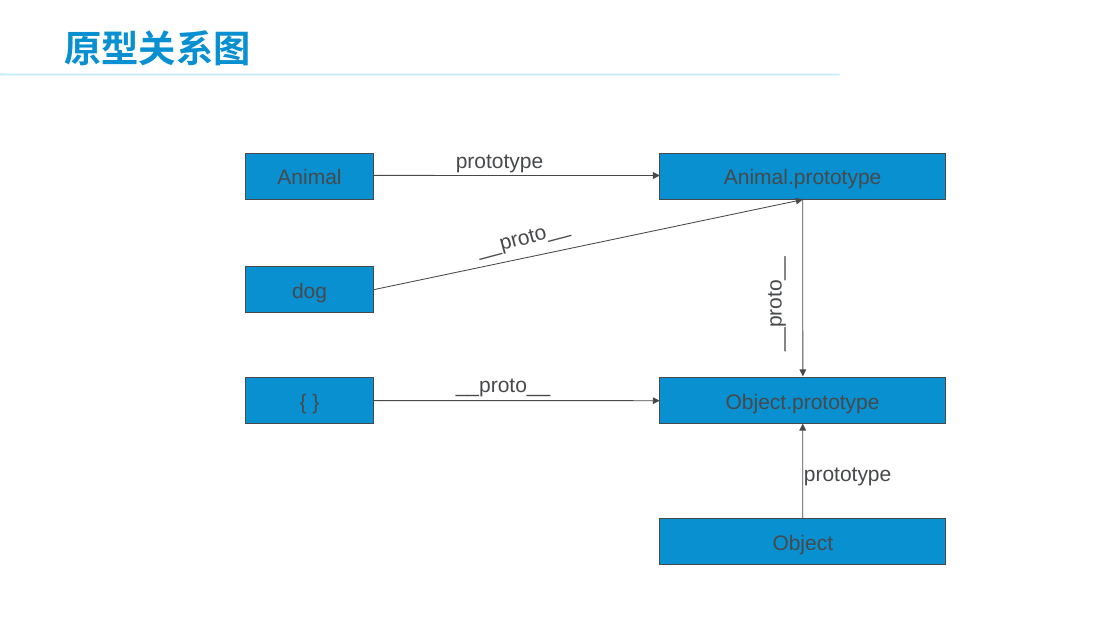
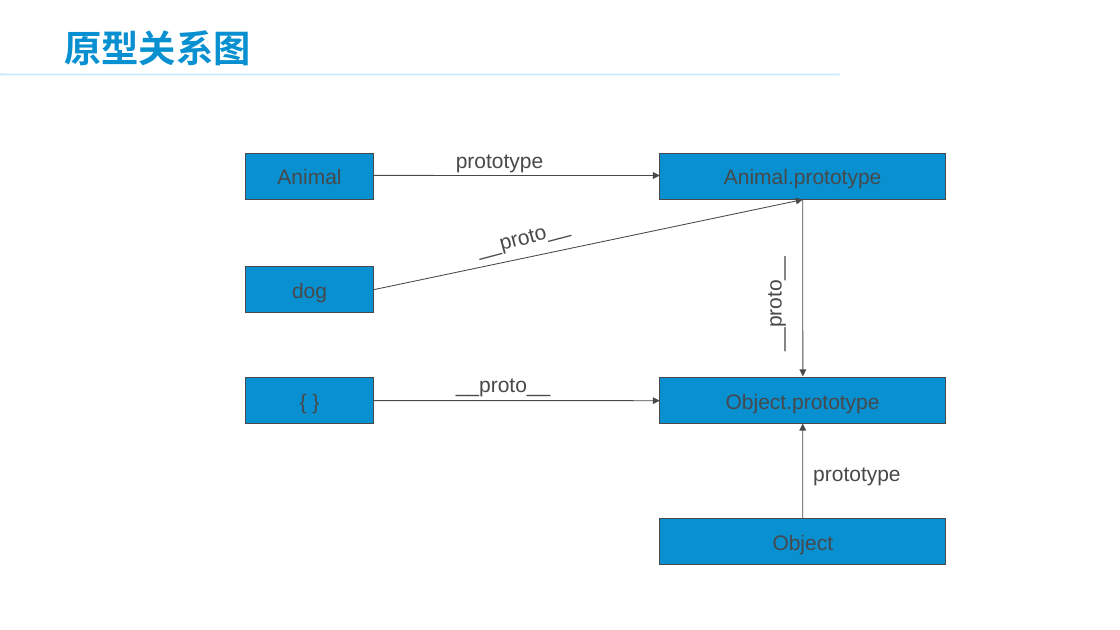
Before and after one commit to panxuepeng/javascript, a slide deck: slide 33 of ppt/3.JavaScript 高级部分.ppt. Drawn at 1120x630 pixels with LibreOffice and Linux fonts; fonts in the diff are those of the drawing; background and template pictures are left out. Boxes give left, top, right and bottom in pixels: in the first picture for what was removed or moved away, otherwise in the second. Text is boxed around its words. In the diff, an @@ line names an element or a change of style, - is before the commit and + after.

Commit message:
prototype

```diff
--- a/ppt/3.JavaScript 高级部分.ppt
+++ b/ppt/3.JavaScript 高级部分.ppt
@@ text "prototype": place and size @@
-text "prototype" at <box>804,467,891,486</box>
+text "prototype" at <box>813,467,900,486</box>
```
Also in this commit, not shown: 7 other slides changed, 2 slides added, 2 slides removed, 5 other files.
